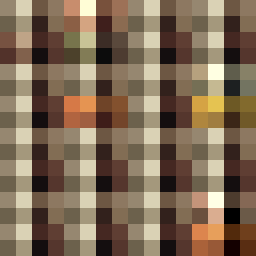
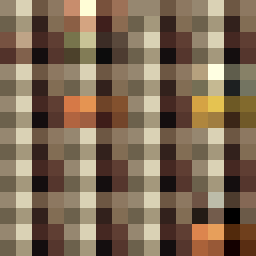
Before/after of a 256×256 layered artwork. What changed in the layer stack:
added layer "Layer 4 copy" (multiply) above "Layer 4" over left=192, top=192, right=224, bottom=224
showed "Layer 5", moved it above "Layer 7 copy 5", painted on it over left=144, top=0, right=160, bottom=16
